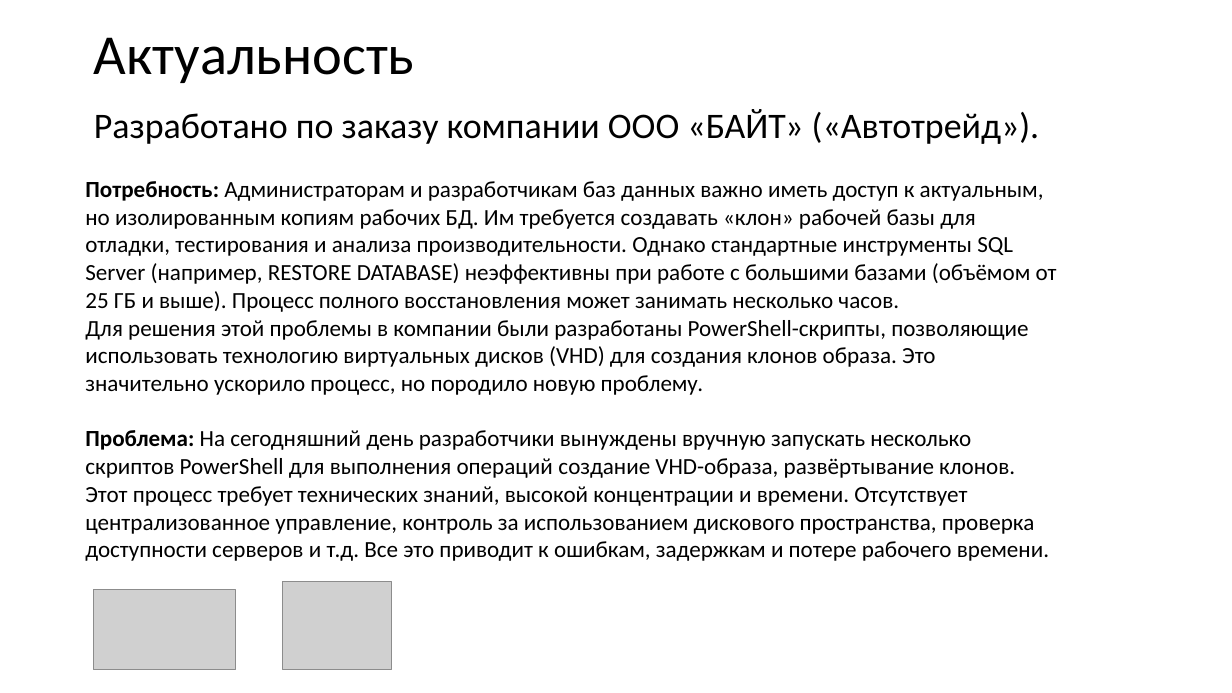
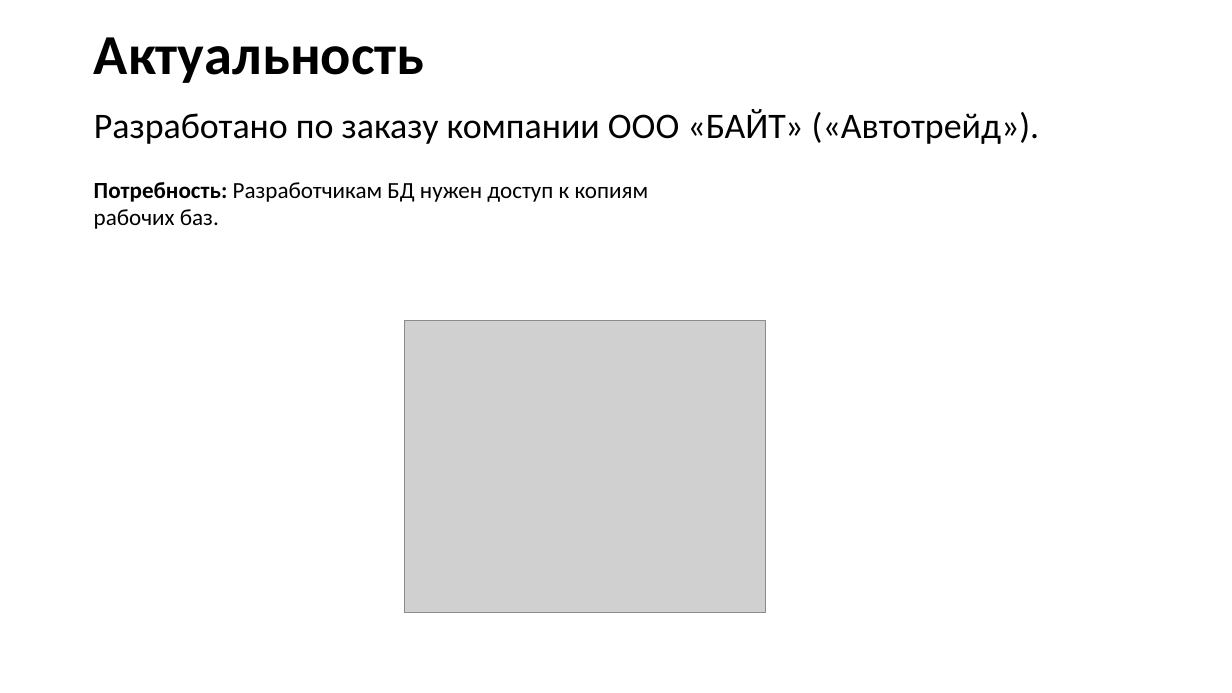
Before and after one commit to Hansola1/VKI, a slide deck: slide 2 of Диплом/Бородина_Анастасия_Владимировна_2207Д2.pptx. Drawn at 1232x693 pixels with LibreOffice and Linux fonts; fonts in the diff are those of the drawing; grey boxes stand for pictures. Boxes give left, top, right and bottom in pixels: in the first picture for what was removed or moved away, otherwise in the second. Text is boxed around its words. In the diff, an @@ line names an element or a change of style, - is before the commit and + after.

```diff
--- a/Диплом/Бородина_Анастасия_Владимировна_2207Д2.pptx
+++ b/Диплом/Бородина_Анастасия_Владимировна_2207Д2.pptx
@@ title "Актуальность" at (94,37,425,83): bold on @@
@@ text at (94,182,649,229): text changed @@
-Потребность: Администраторам и разработчикам баз данных важно иметь доступ к актуальным, но изолированным копиям рабочих БД. Им требуется создавать «клон» рабочей базы для отладки, тестирования и анализа производительности. Однако стандартные инструменты SQL Server (например, RESTORE DATABASE) неэффективны при работе с большими базами (объёмом от 25 ГБ и выше). Процесс полного восстановления может занимать несколько часов.
-Для решения этой проблемы в компании были разработаны PowerShell-скрипты, позволяющие использовать технологию виртуальных дисков (VHD) для создания клонов образа. Это значительно ускорило процесс, но породило новую проблему.
-Проблема: На сегодняшний день разработчики вынуждены вручную запускать несколько скриптов PowerShell для выполнения операций cоздание VHD-образа, развёртывание клонов. Этот процесс требует технических знаний, высокой концентрации и времени. Отсутствует централизованное управление, контроль за использованием дискового пространства, проверка доступности серверов и т.д. Все это приводит к ошибкам, задержкам и потере рабочего времени.
+Потребность: Разработчикам БД нужен доступ к копиям рабочих баз.
@@ picture: place and size @@
-picture at (282,581,391,669)
+picture at (405,320,766,612)
@@ picture removed at (93,590,236,670) @@
```
Also in this commit, not shown: 5 other slides changed, 1 slide added, 1 slide removed, 1 other file.
